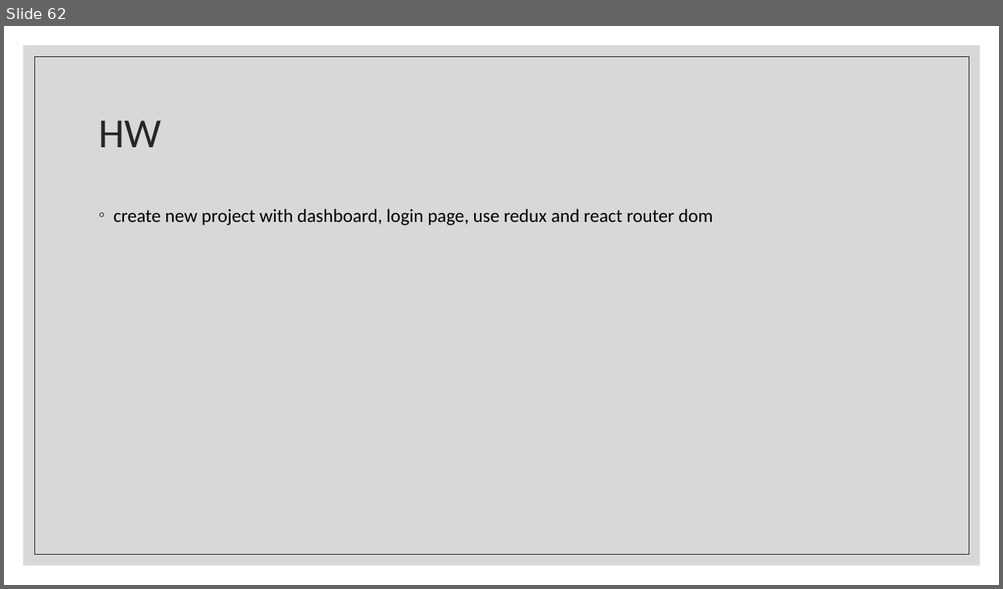
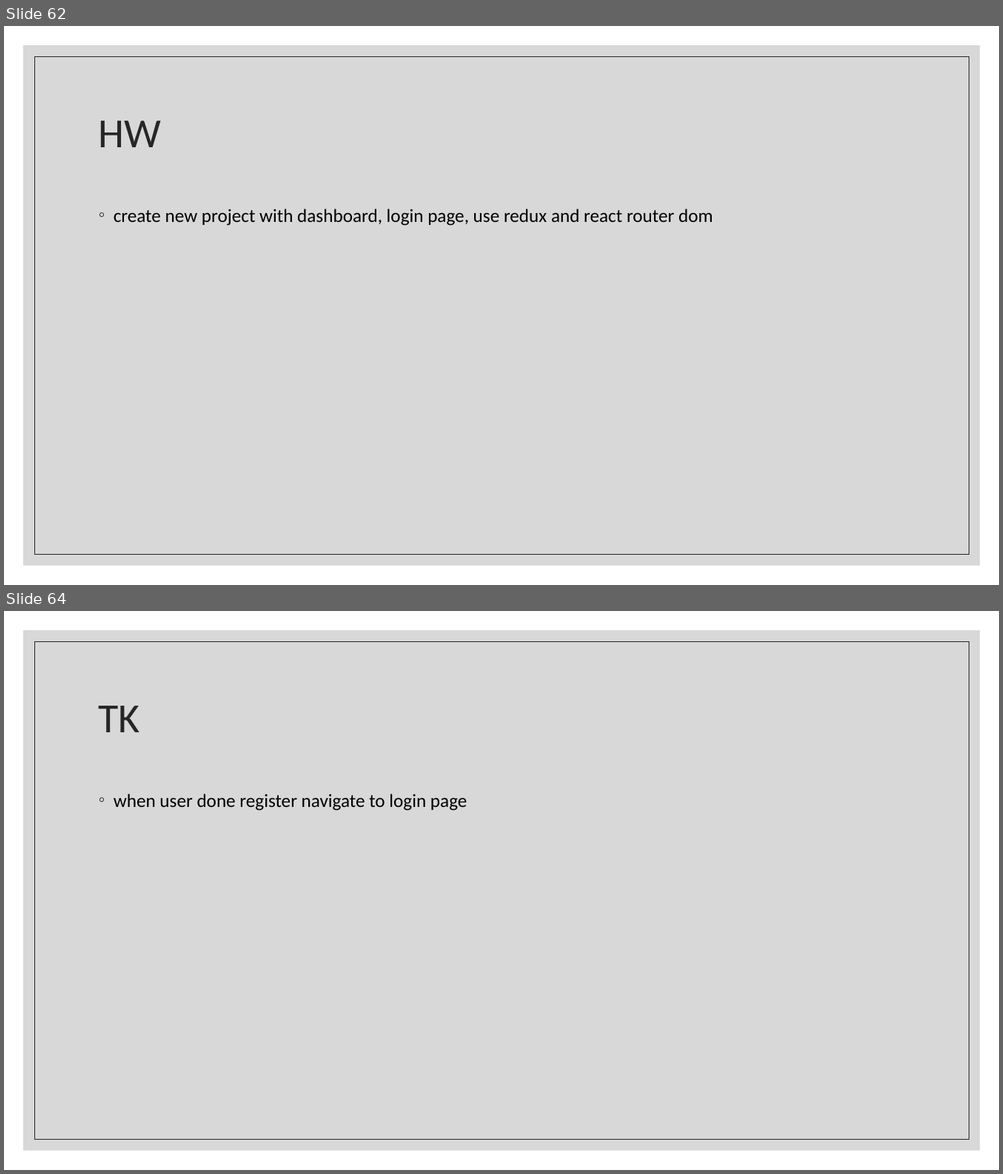
Before and after one commit to Rlss91/ht_W011121MR_morning_first-project, a slide deck: docs/React.pptx. Shown one above the other, each under a label of ours: slide 62 before the commit, slides 62 and 64 after it; the slides between them are not shown. The pictures are 1003x589 and 1003x1174 pixels, drawn with LibreOffice and Linux fonts; fonts in the diff are those of the drawing. Boxes give left, top, right and bottom in pixels: in the first picture for what was removed or moved away, otherwise in the second. Text is boxed around its words. In the diff, an @@ line names an element or a change of style, - is before the commit and + after.

```diff
--- a/docs/React.pptx
+++ b/docs/React.pptx
@@ slide 64 added at [4,611,999,1170], background #FFFFFF; not listed: 2 template elements that a slide beside it also shows @@
@@ title added at [99,706,140,732], 40 pt, text #262626 @@
+TK
@@ text added at [114,794,466,811], 18 pt, text #000000 @@
+◦ when user done register navigate to login page
```
Also in this commit, not shown: 1 other slide added, 1 other file.
